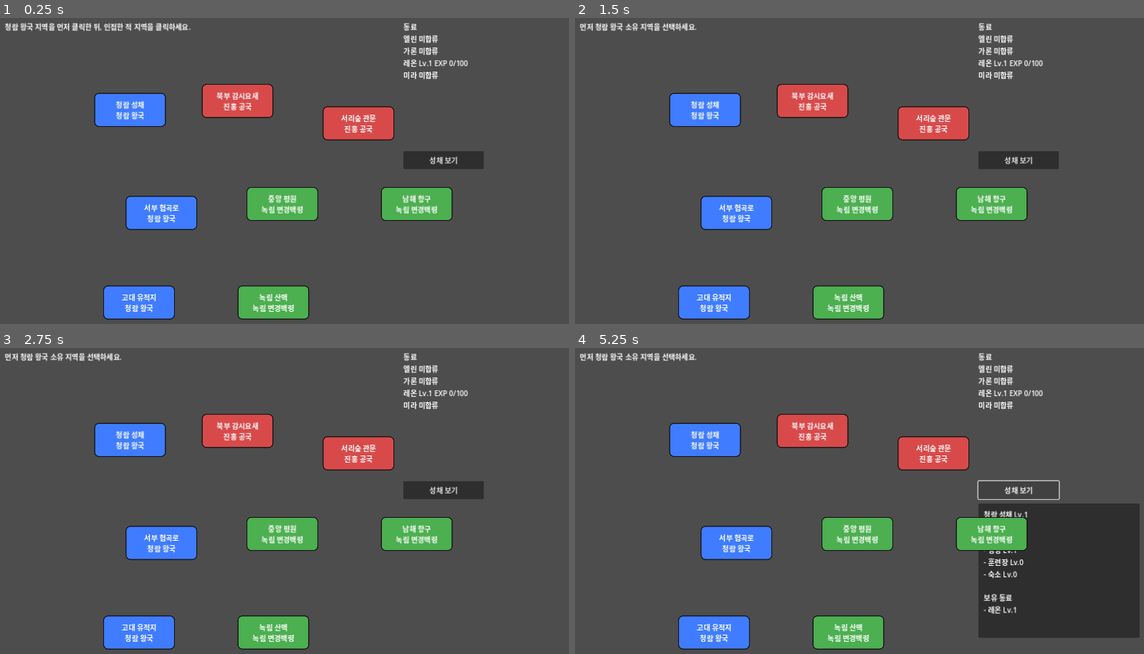
Above: before the commit, frames 1-4 (two rows, left to right).
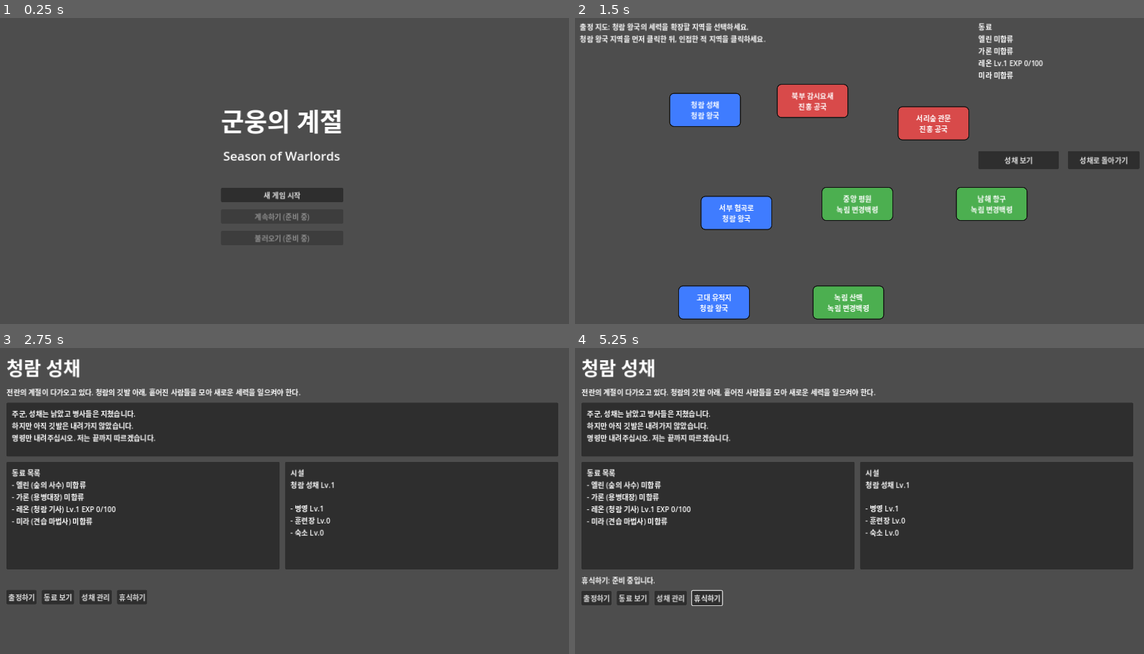
Above: after the commit, the same moments.

Repository: yogitobi31/season-of-warlords
Game: Godot game, scene res://scenes/Title.tscn
Same seed, same stepped clock (60 frames per second), same inputs: the game is played once before the commit and once after it. Before the commit the project starts from res://scenes/WorldMap.tscn.
Inputs (mouse positions are in pixels of both pictures, inside the frame that each line leads up to):
- Up to frame 1 (0.25 s): no input
- Up to frame 2 (1.5 s): click (859, 195) at 0.5 s, where only the run after the commit has a clickable "새 게임 시작"; click (597, 265) at 1.25 s, where only the run after the commit has a clickable "출정하기"
- Up to frame 3 (2.75 s): click (529, 488) at 2 s, where only the run after the commit has a clickable "성채로 돌아가기"
- Up to frame 4 (5.25 s): click (631, 595) at 2.75 s, where only the run after the commit has a clickable "동료 보기"; click (671, 598) at 3.5 s, where only the run after the commit has a clickable "성채 관리"; click (705, 598) at 4.25 s, where only the run after the commit has a clickable "휴식하기"; click (1018, 488) at 5 s, where only the run before the commit has a clickable "성채 보기"

The runs differ from the first frame. In frame 1, 14% of the frame differs, in the area x 0-86%, y 1-99%; in frame 2, 1.7%; in frame 3, 54%; in frame 4, 57%, in the area x 0-100%, y 1-99%.

Commit message:
Add Title and CastleHub flow before expedition map

Diff:
--- a/project.godot
+++ b/project.godot
@@ -5,7 +5,7 @@
 
 [application]
 config/name="Season of Warlords"
-run/main_scene="res://scenes/WorldMap.tscn"
+run/main_scene="res://scenes/Title.tscn"
 config/features=PackedStringArray("4.2")
 
 [autoload]
--- /dev/null
+++ b/scenes/CastleHub.tscn
@@ -0,0 +1,107 @@
+[gd_scene load_steps=2 format=3]
+
+[ext_resource type="Script" path="res://scripts/CastleHub.gd" id="1"]
+
+[node name="CastleHub" type="Control"]
+layout_mode = 3
+anchors_preset = 15
+anchor_right = 1.0
+anchor_bottom = 1.0
+grow_horizontal = 2
+grow_vertical = 2
+script = ExtResource("1")
+
+[node name="Margin" type="MarginContainer" parent="."]
+layout_mode = 1
+anchors_preset = 15
+anchor_right = 1.0
+anchor_bottom = 1.0
+grow_horizontal = 2
+grow_vertical = 2
+theme_override_constants/margin_left = 24
+theme_override_constants/margin_top = 24
+theme_override_constants/margin_right = 24
+theme_override_constants/margin_bottom = 24
+
+[node name="RootVBox" type="VBoxContainer" parent="Margin"]
+layout_mode = 2
+theme_override_constants/separation = 12
+
+[node name="TitleLabel" type="Label" parent="Margin/RootVBox"]
+layout_mode = 2
+theme_override_font_sizes/font_size = 42
+text = "청람 성채"
+
+[node name="IntroLabel" type="Label" parent="Margin/RootVBox"]
+layout_mode = 2
+text = "전란의 계절이 다가오고 있다. 청람의 깃발 아래, 흩어진 사람들을 모아 새로운 세력을 일으켜야 한다."
+autowrap_mode = 3
+
+[node name="LeonPanel" type="Panel" parent="Margin/RootVBox"]
+custom_minimum_size = Vector2(0, 120)
+layout_mode = 2
+
+[node name="LeonDialogue" type="Label" parent="Margin/RootVBox/LeonPanel"]
+layout_mode = 0
+offset_left = 12.0
+offset_top = 12.0
+offset_right = 1100.0
+offset_bottom = 106.0
+text = "주군, 성채는 낡았고 병사들은 지쳤습니다.\n하지만 아직 깃발은 내려가지 않았습니다.\n명령만 내려주십시오. 저는 끝까지 따르겠습니다."
+autowrap_mode = 3
+
+[node name="InfoHBox" type="HBoxContainer" parent="Margin/RootVBox"]
+layout_mode = 2
+theme_override_constants/separation = 12
+
+[node name="CompanionsPanel" type="Panel" parent="Margin/RootVBox/InfoHBox"]
+custom_minimum_size = Vector2(0, 240)
+layout_mode = 2
+size_flags_horizontal = 3
+
+[node name="CompanionsLabel" type="Label" parent="Margin/RootVBox/InfoHBox/CompanionsPanel"]
+layout_mode = 0
+offset_left = 12.0
+offset_top = 12.0
+offset_right = 560.0
+offset_bottom = 220.0
+autowrap_mode = 3
+text = "동료 목록 로딩 중..."
+
+[node name="FacilitiesPanel" type="Panel" parent="Margin/RootVBox/InfoHBox"]
+custom_minimum_size = Vector2(0, 240)
+layout_mode = 2
+size_flags_horizontal = 3
+
+[node name="FacilitiesLabel" type="Label" parent="Margin/RootVBox/InfoHBox/FacilitiesPanel"]
+layout_mode = 0
+offset_left = 12.0
+offset_top = 12.0
+offset_right = 560.0
+offset_bottom = 220.0
+autowrap_mode = 3
+text = "시설 목록 로딩 중..."
+
+[node name="StatusLabel" type="Label" parent="Margin/RootVBox"]
+layout_mode = 2
+text = ""
+
+[node name="ButtonsHBox" type="HBoxContainer" parent="Margin/RootVBox"]
+layout_mode = 2
+theme_override_constants/separation = 12
+
+[node name="ExpeditionButton" type="Button" parent="Margin/RootVBox/ButtonsHBox"]
+layout_mode = 2
+text = "출정하기"
+
+[node name="CompanionButton" type="Button" parent="Margin/RootVBox/ButtonsHBox"]
+layout_mode = 2
+text = "동료 보기"
+
+[node name="ManageButton" type="Button" parent="Margin/RootVBox/ButtonsHBox"]
+layout_mode = 2
+text = "성채 관리"
+
+[node name="RestButton" type="Button" parent="Margin/RootVBox/ButtonsHBox"]
+layout_mode = 2
+text = "휴식하기"
--- /dev/null
+++ b/scenes/Title.tscn
@@ -0,0 +1,56 @@
+[gd_scene load_steps=2 format=3]
+
+[ext_resource type="Script" path="res://scripts/Title.gd" id="1"]
+
+[node name="Title" type="Control"]
+layout_mode = 3
+anchors_preset = 15
+anchor_right = 1.0
+anchor_bottom = 1.0
+grow_horizontal = 2
+grow_vertical = 2
+script = ExtResource("1")
+
+[node name="CenterContainer" type="CenterContainer" parent="."]
+layout_mode = 1
+anchors_preset = 15
+anchor_right = 1.0
+anchor_bottom = 1.0
+grow_horizontal = 2
+grow_vertical = 2
+
+[node name="VBox" type="VBoxContainer" parent="CenterContainer"]
+layout_mode = 2
+size_flags_horizontal = 4
+size_flags_vertical = 4
+theme_override_constants/separation = 16
+
+[node name="TitleLabel" type="Label" parent="CenterContainer/VBox"]
+layout_mode = 2
+theme_override_font_sizes/font_size = 56
+text = "군웅의 계절"
+horizontal_alignment = 1
+
+[node name="SubtitleLabel" type="Label" parent="CenterContainer/VBox"]
+layout_mode = 2
+theme_override_font_sizes/font_size = 28
+text = "Season of Warlords"
+horizontal_alignment = 1
+
+[node name="Spacer" type="Control" parent="CenterContainer/VBox"]
+custom_minimum_size = Vector2(0, 20)
+layout_mode = 2
+
+[node name="NewGameButton" type="Button" parent="CenterContainer/VBox"]
+layout_mode = 2
+text = "새 게임 시작"
+
+[node name="ContinueButton" type="Button" parent="CenterContainer/VBox"]
+layout_mode = 2
+disabled = true
+text = "계속하기 (준비 중)"
+
+[node name="LoadButton" type="Button" parent="CenterContainer/VBox"]
+layout_mode = 2
+disabled = true
+text = "불러오기 (준비 중)"
--- /dev/null
+++ b/scripts/CastleHub.gd
@@ -0,0 +1,50 @@
+extends Control
+
+@onready var companions_label: Label = $Margin/RootVBox/InfoHBox/CompanionsPanel/CompanionsLabel
+@onready var facilities_label: Label = $Margin/RootVBox/InfoHBox/FacilitiesPanel/FacilitiesLabel
+@onready var status_label: Label = $Margin/RootVBox/StatusLabel
+@onready var expedition_button: Button = $Margin/RootVBox/ButtonsHBox/ExpeditionButton
+@onready var companion_button: Button = $Margin/RootVBox/ButtonsHBox/CompanionButton
+@onready var manage_button: Button = $Margin/RootVBox/ButtonsHBox/ManageButton
+@onready var rest_button: Button = $Margin/RootVBox/ButtonsHBox/RestButton
+
+func _ready() -> void:
+	refresh_companions()
+	refresh_facilities()
+	expedition_button.pressed.connect(_on_expedition_pressed)
+	companion_button.pressed.connect(_on_coming_soon_pressed.bind("동료 보기"))
+	manage_button.pressed.connect(_on_coming_soon_pressed.bind("성채 관리"))
+	rest_button.pressed.connect(_on_coming_soon_pressed.bind("휴식하기"))
+
+func refresh_companions() -> void:
+	var lines: Array[String] = ["동료 목록"]
+	for companion_data: Dictionary in GameState.get_companions_list():
+		var joined: bool = bool(companion_data.get("joined", false))
+		if joined:
+			lines.append("- %s (%s) Lv.%d EXP %d/100" % [
+				str(companion_data.get("name", "?")),
+				str(companion_data.get("title", "")),
+				int(companion_data.get("level", 1)),
+				int(companion_data.get("exp", 0))
+			])
+		else:
+			lines.append("- %s (%s) 미합류" % [
+				str(companion_data.get("name", "?")),
+				str(companion_data.get("title", ""))
+			])
+	companions_label.text = "\n".join(lines)
+
+func refresh_facilities() -> void:
+	var fortress_data: Dictionary = GameState.fortress_data
+	var lines: Array[String] = ["시설", "%s Lv.%d" % [str(fortress_data.get("name", "성채")), int(fortress_data.get("level", 1))], ""]
+	var facilities: Array = fortress_data.get("facilities", [])
+	for facility_variant: Variant in facilities:
+		var facility: Dictionary = facility_variant
+		lines.append("- %s Lv.%d" % [str(facility.get("name", "시설")), int(facility.get("level", 0))])
+	facilities_label.text = "\n".join(lines)
+
+func _on_expedition_pressed() -> void:
+	get_tree().change_scene_to_file("res://scenes/WorldMap.tscn")
+
+func _on_coming_soon_pressed(feature_name: String) -> void:
+	status_label.text = "%s: 준비 중입니다." % feature_name
--- /dev/null
+++ b/scripts/Title.gd
@@ -0,0 +1,10 @@
+extends Control
+
+@onready var new_game_button: Button = $CenterContainer/VBox/NewGameButton
+
+func _ready() -> void:
+	new_game_button.pressed.connect(_on_new_game_pressed)
+
+func _on_new_game_pressed() -> void:
+	GameState.initialize_regions()
+	get_tree().change_scene_to_file("res://scenes/CastleHub.tscn")
--- a/scripts/WorldMap.gd
+++ b/scripts/WorldMap.gd
@@ -6,6 +6,7 @@
 var fortress_button: Button
 var fortress_panel: Panel
 var fortress_label: Label
+var return_button: Button
 var event_panel: Panel
 var event_title_label: Label
 var event_dialogue_label: Label
@@ -24,7 +25,7 @@
 	info_label = Label.new()
 	info_label.position = Vector2(20, 20)
 	info_label.size = Vector2(860, 120)
-	info_label.text = "월드맵 준비 중..."
+	info_label.text = "출정 지도 준비 중..."
 	add_child(info_label)
 
 	companions_label = Label.new()
@@ -39,6 +40,13 @@
 	fortress_button.size = Vector2(180, 40)
 	fortress_button.pressed.connect(_on_fortress_button_pressed)
 	add_child(fortress_button)
+
+	return_button = Button.new()
+	return_button.text = "성채로 돌아가기"
+	return_button.position = Vector2(1110, 310)
+	return_button.size = Vector2(160, 40)
+	return_button.pressed.connect(_on_return_button_pressed)
+	add_child(return_button)
 
 	fortress_panel = Panel.new()
 	fortress_panel.position = Vector2(910, 360)
@@ -119,7 +127,7 @@
 	var result_text: String = ""
 	if GameState.last_battle_message != "":
 		result_text = "직전 전투 결과:\n%s\n\n" % GameState.last_battle_message
-	info_label.text = result_text + "청람 왕국 지역을 먼저 클릭한 뒤, 인접한 적 지역을 클릭하세요."
+	info_label.text = result_text + "출정 지도: 청람 왕국의 세력을 확장할 지역을 선택하세요.\n청람 왕국 지역을 먼저 클릭한 뒤, 인접한 적 지역을 클릭하세요."
 
 func refresh_story_event_panel() -> void:
 	for child in event_choices_container.get_children():
@@ -203,3 +211,8 @@
 	if not GameState.is_adjacent(GameState.selected_region_id, region_id):
 		return false
 	return GameState.get_region_owner(region_id) != GameState.PLAYER_FACTION
+
+
+func _on_return_button_pressed() -> void:
+	GameState.clear_selection()
+	get_tree().change_scene_to_file("res://scenes/CastleHub.tscn")
